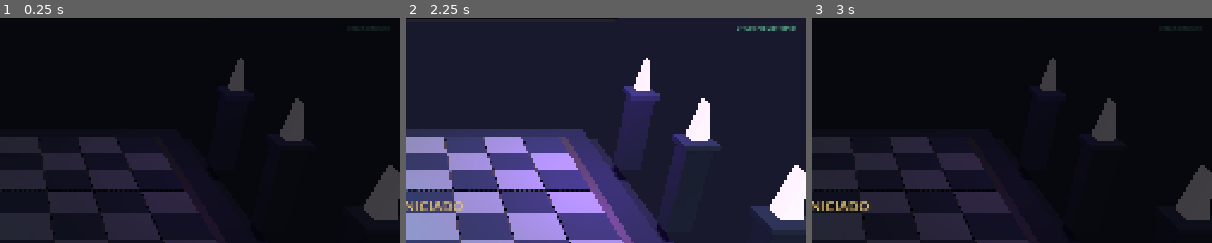
Above: before the commit, frames 1-3 (left to right).
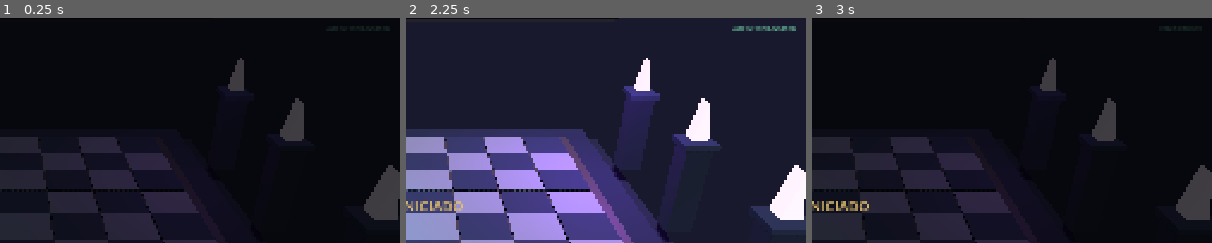
Above: after the commit, the same moments.

Repository: thepunisherhat41/Xadrez-bruxo
Game: Godot game, scene res://scenes/Main.tscn
The game is run twice, just before and just after one commit, with the same random seed, the same clock (stepped at 60 frames per second) and the same inputs.
Inputs (mouse positions are % of the whole screen's width and height, from its top left):
- Up to frame 1 (0.25 s): no input
- Up to frame 2 (2.25 s): click (12, 64) at 0.52 s; type "12" at 0.6 s; click "☰" at 1.25 s; click "⚔ OFFLINE • VS IA" at 2 s
- Up to frame 3 (3 s): click "☰" at 2.75 s
The pictures show only the part of the screen within x 50-100%, y 8-58%; the shares and areas given below are measured in that part.

The runs differ from the first frame. In frame 1, less than 0.1% of the frame differs, in the area x 82-87%, y 3-6%; in frame 2, 0.2%, in the area x 81-98%, y 3-6%; in frame 3, nothing differs.
Error before the commit: Parse Error: Cannot infer the type of "material" variable because the value doesn't have a set type. (res://scripts/CharacterFactory.gd:111)

Commit message:
Fix RPG material tint type inference

Diff:
--- a/game/scripts/CharacterFactory.gd
+++ b/game/scripts/CharacterFactory.gd
@@ -84,7 +84,7 @@
 	var chosen := _play_by_hints(player, ["idle"], true)
 	if chosen.is_empty():
 		return
-	var animation := player.get_animation(chosen)
+	var animation: Animation = player.get_animation(chosen)
 	if animation != null and animation.length > 0.05:
 		var phase := float(abs(square.hash()) % 100) / 100.0
 		player.seek(animation.length * phase, true)
@@ -94,7 +94,7 @@
 		var lower := String(animation_name).to_lower()
 		for hint in hints:
 			if lower.contains(hint):
-				var animation := player.get_animation(animation_name)
+				var animation: Animation = player.get_animation(animation_name)
 				if animation != null and loop:
 					animation.loop_mode = Animation.LOOP_LINEAR
 				player.play(animation_name, 0.10)
@@ -105,10 +105,10 @@
 	if node is MeshInstance3D:
 		var mesh_instance := node as MeshInstance3D
 		if mesh_instance.mesh != null:
-			var copy := mesh_instance.mesh.duplicate(true)
-			var tint := Color(0.88, 0.95, 1.0, 1.0) if color == "w" else Color(0.66, 0.52, 0.78, 1.0)
+			var copy: Mesh = mesh_instance.mesh.duplicate(true) as Mesh
+			var tint: Color = Color(0.88, 0.95, 1.0, 1.0) if color == "w" else Color(0.66, 0.52, 0.78, 1.0)
 			for surface in range(copy.get_surface_count()):
-				var material := copy.surface_get_material(surface)
+				var material: Material = copy.surface_get_material(surface)
 				if material is StandardMaterial3D:
 					var adjusted := material.duplicate(true) as StandardMaterial3D
 					adjusted.albedo_color = adjusted.albedo_color * tint
